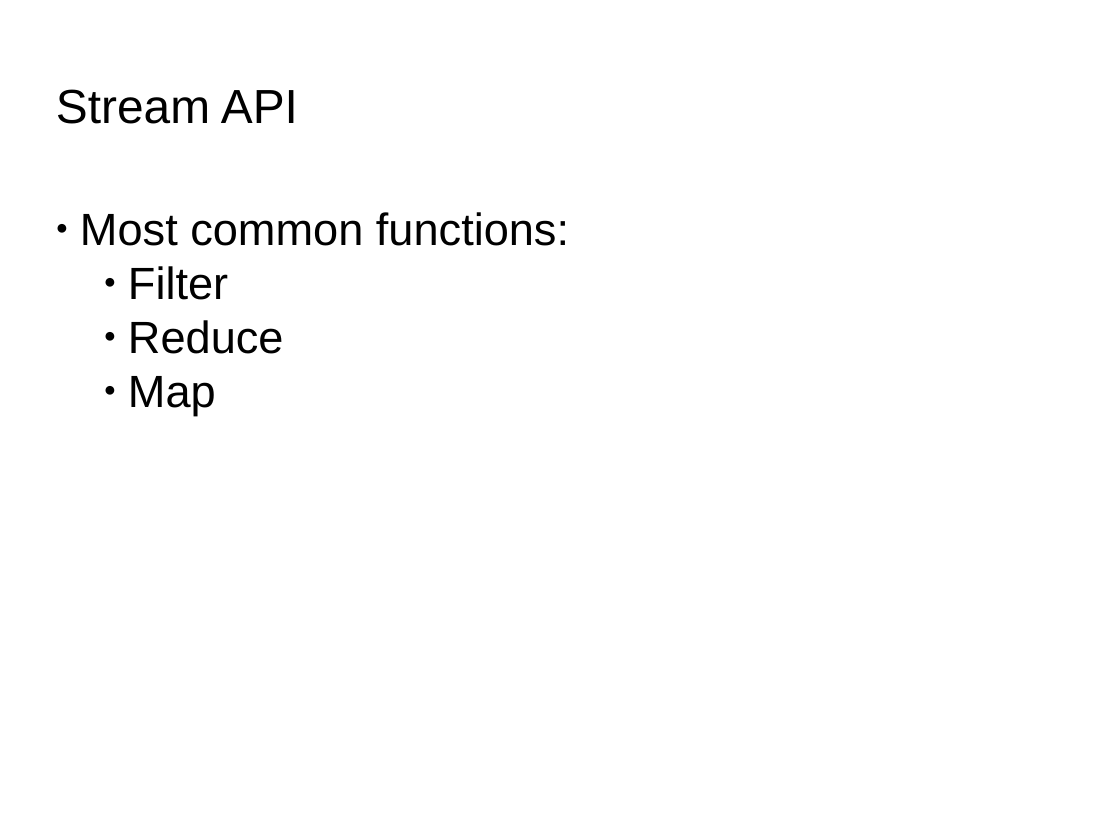
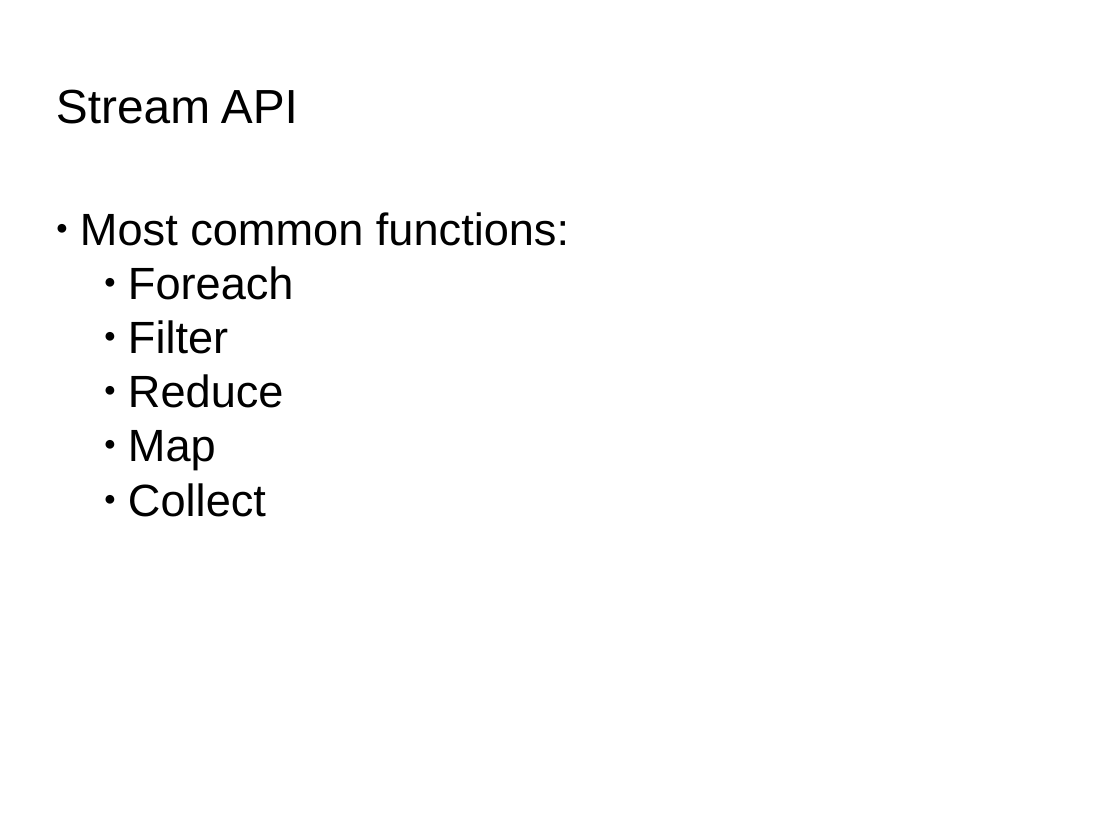
Before and after one commit to DWiechert/java8, a slide deck: slide 4 of Java8.odp (slide 3 before the commit). Drawn at 1120x840 pixels with LibreOffice and Linux fonts; fonts in the diff are those of the drawing; background and template pictures are left out. Boxes give left, top, right and bottom in pixels: in the first picture for what was removed or moved away, otherwise in the second. Text is boxed around its words. In the diff, an @@ line names an element or a change of style, - is before the commit and + after.

Commit message:
Added collecting examples.

```diff
--- a/Java8.odp
+++ b/Java8.odp
@@ text at (128, 266, 294, 300): paragraph added @@
+    ● Foreach
@@ text at (128, 483, 266, 517): paragraph added @@
+    ● Collect
```
Also in this commit, not shown: 7 other slides changed, 2 slides added, 7 other files.
